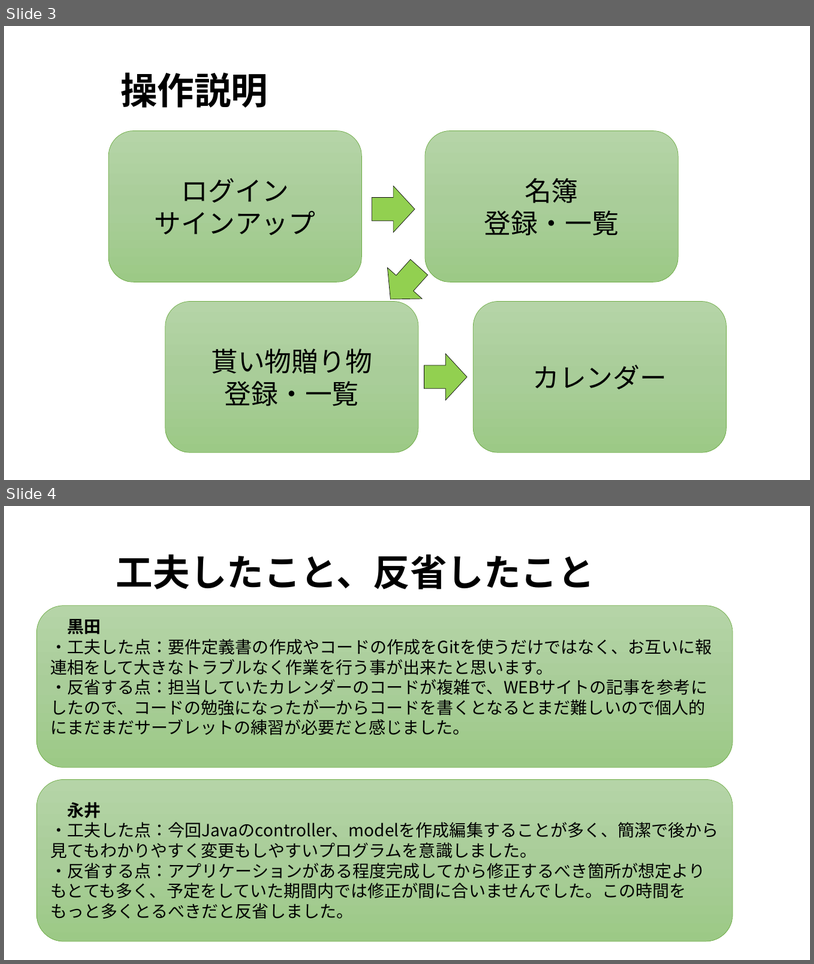
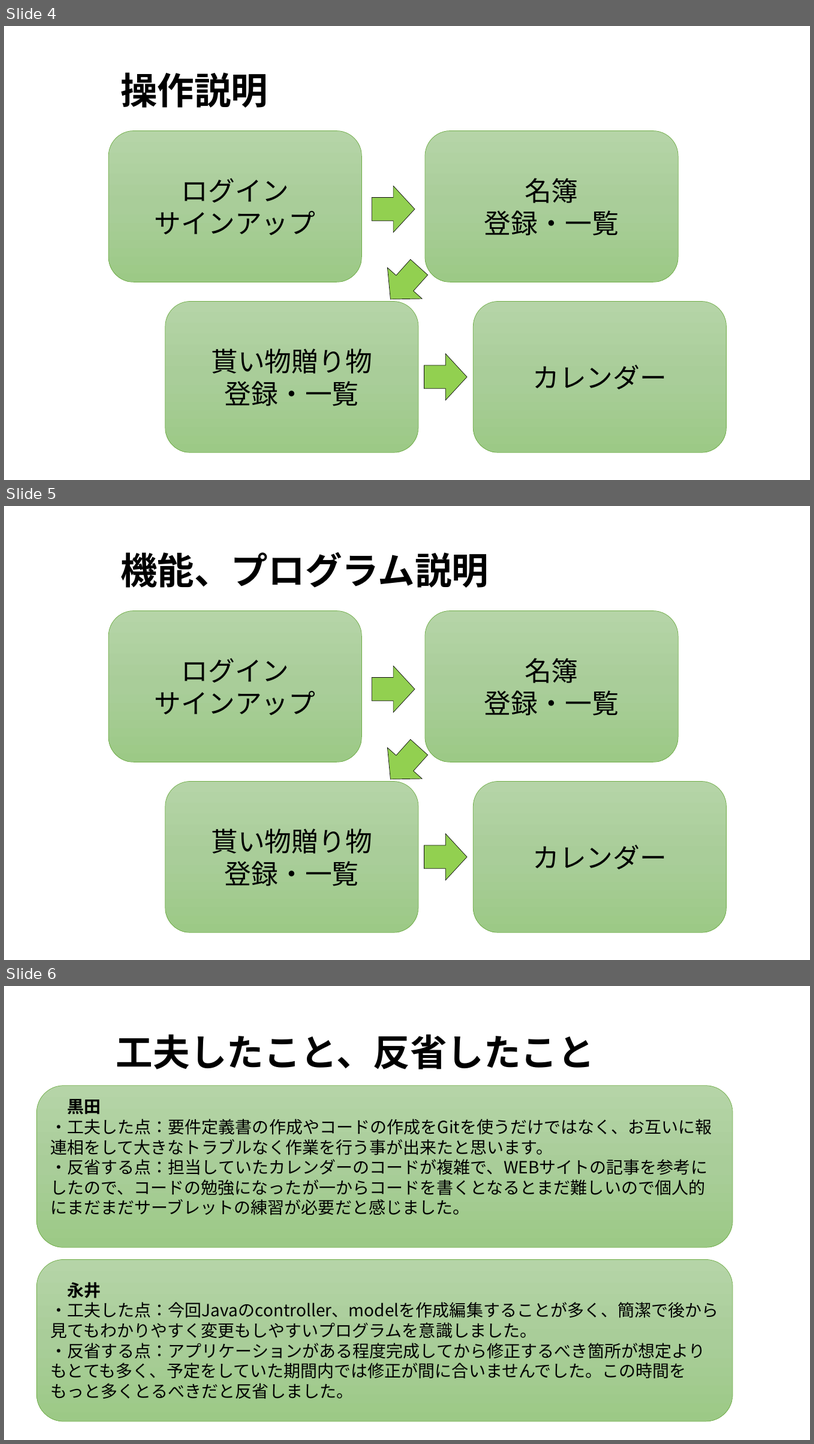
Before and after one commit to kou30/team_forest, a slide deck: document/プレゼンテーション資料/縁count.pptx. Shown one above the other, each under a label of ours: slides 3 and 4 before the commit, slides 4, 5 and 6 after it. The pictures are 814x964 and 814x1444 pixels, drawn with LibreOffice and Linux fonts; fonts in the diff are those of the drawing; background and template pictures are left out. Boxes give left, top, right and bottom in pixels: in the first picture for what was removed or moved away, otherwise in the second. Text is boxed around its words. In the diff, an @@ line names an element or a change of style, - is before the commit and + after.

```diff
--- a/document/プレゼンテーション資料/縁count.pptx
+++ b/document/プレゼンテーション資料/縁count.pptx
@@ slide 5 added at [4, 506, 810, 960], background picture (left out) @@
@@ title added at [120, 552, 489, 588], 44 pt, text #000000, bold @@
+機能、プログラム説明
@@ rounded rectangle added at [108, 610, 362, 762], fill gradient #B5D5A7 to #AACE9A to #9CC987, outline #70AD47 0.5 pt, 32 pt, text #000000 @@
+ログイン
+サインアップ
@@ rounded rectangle added at [425, 610, 678, 762], fill gradient #B5D5A7 to #AACE9A to #9CC987, outline #70AD47 0.5 pt, 32 pt, text #000000 @@
+名簿
+登録・一覧
@@ right arrow added at [372, 666, 416, 712], fill #92D050, outline #0D0D0D 0.5 pt @@
@@ right arrow added at [373, 731, 437, 795], fill #92D050, outline #0D0D0D 0.5 pt @@
@@ rounded rectangle added at [165, 781, 419, 933], fill gradient #B5D5A7 to #AACE9A to #9CC987, outline #70AD47 0.5 pt, 32 pt, text #000000 @@
+貰い物贈り物
+登録・一覧
@@ rounded rectangle added at [473, 781, 727, 933], fill gradient #B5D5A7 to #AACE9A to #9CC987, outline #70AD47 0.5 pt, 32 pt, text #000000 @@
+カレンダー
@@ right arrow added at [425, 833, 467, 880], fill #92D050, outline #0D0D0D 0.5 pt @@
@@ what was slide 3 is now slide 4 @@
@@ what was slide 4 is now slide 6 @@
```
Also in this commit, not shown: 1 other slide added.
